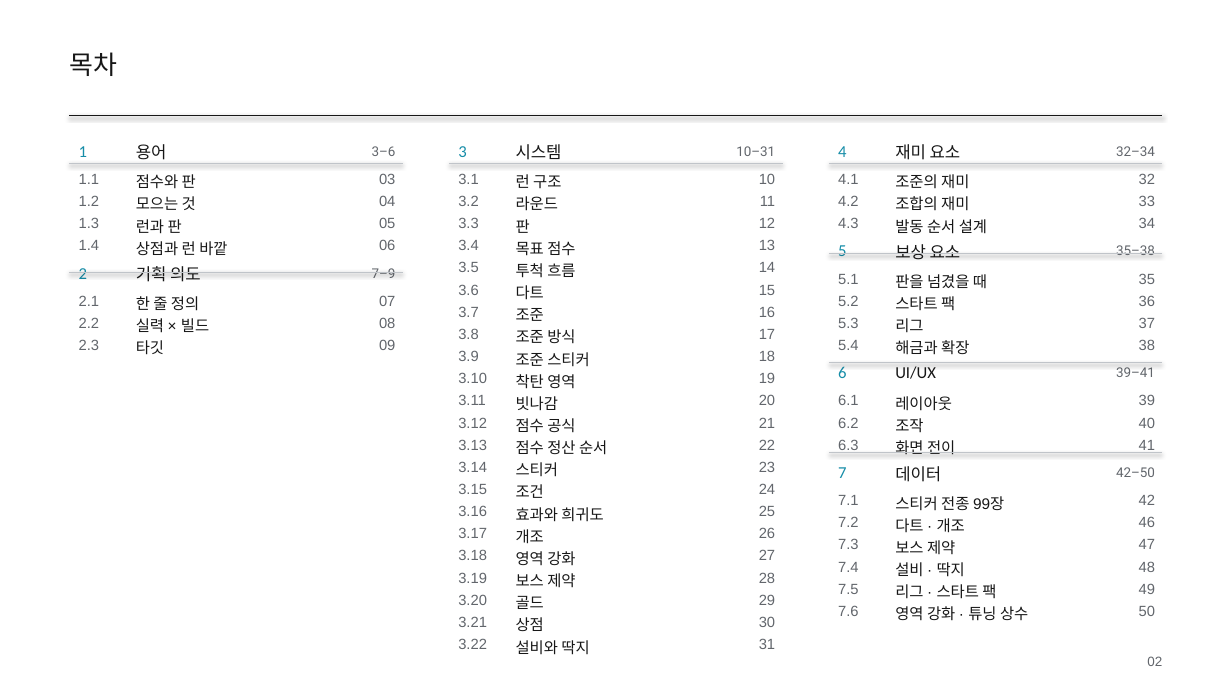
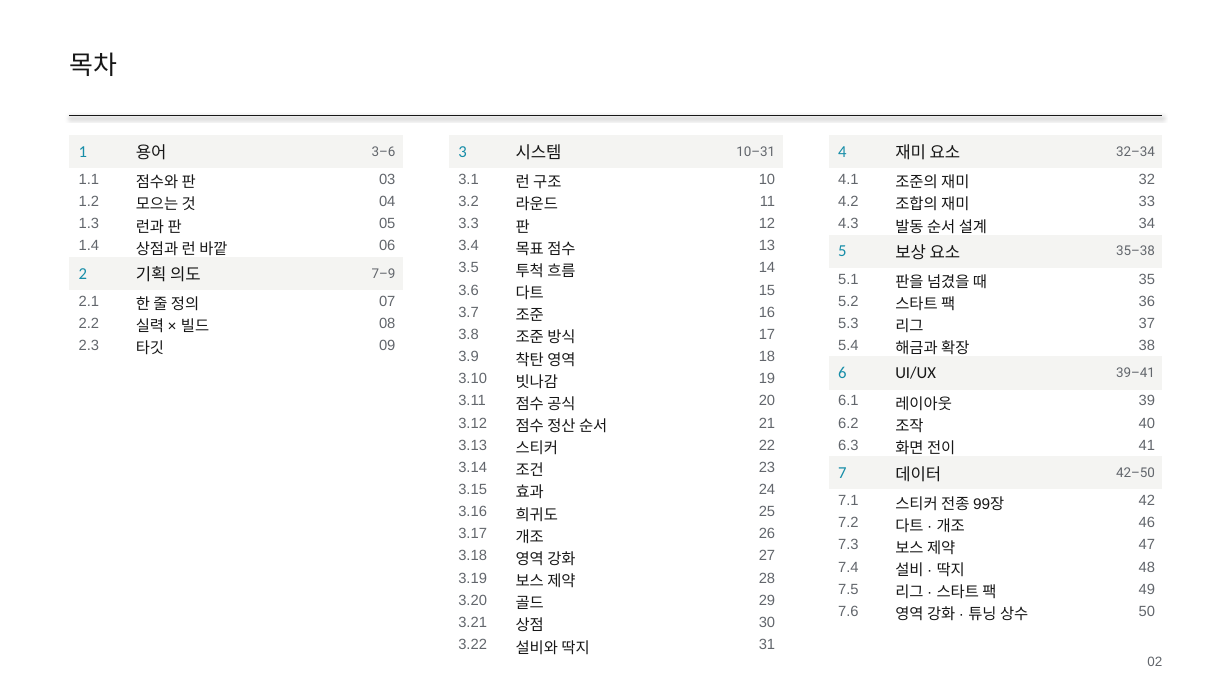
Before and after one commit to GGbong69/test-03, a slide deck: slide 2 of docs/HIGHTONE_기획서.pptx. Drawn at 1232x693 pixels with LibreOffice and Linux fonts; fonts in the diff are those of the drawing. Boxes give left, top, right and bottom in pixels: in the first picture for what was removed or moved away, otherwise in the second. Text is boxed around its words. In the diff, an @@ line names an element or a change of style, - is before the commit and + after.

```diff
--- a/docs/HIGHTONE_기획서.pptx
+++ b/docs/HIGHTONE_기획서.pptx
@@ table at [69, 135, 403, 359] @@
@@ fill none to #F4F4F2 in 6 cells @@
@@ table at [449, 135, 783, 659] @@
-row 10, column 2: 조준 스티커
+row 10, column 2: 착탄 영역
-row 11, column 2: 착탄 영역
+row 11, column 2: 빗나감
-row 12, column 2: 빗나감
+row 12, column 2: 점수 공식
-row 13, column 2: 점수 공식
+row 13, column 2: 점수 정산 순서
-row 14, column 2: 점수 정산 순서
+row 14, column 2: 스티커
-row 15, column 2: 스티커
+row 15, column 2: 조건
-row 16, column 2: 조건
+row 16, column 2: 효과
-row 17, column 2: 효과와 희귀도
+row 17, column 2: 희귀도
@@ fill none to #F4F4F2 in row 1 @@
@@ table at [829, 135, 1163, 625] @@
@@ fill none to #F4F4F2 in 12 cells @@
@@ line removed from (69, 164) to (403, 164) @@
@@ line removed from (449, 164) to (783, 164) @@
@@ line removed from (829, 164) to (1163, 164) @@
@@ line removed from (829, 254) to (1163, 254) @@
@@ line removed from (69, 273) to (403, 273) @@
@@ line removed from (829, 362) to (1163, 362) @@
@@ line removed from (829, 453) to (1163, 453) @@
```
Also in this commit, not shown: 28 other slides changed, 1 slide added, 1 slide removed, 3 other files.
